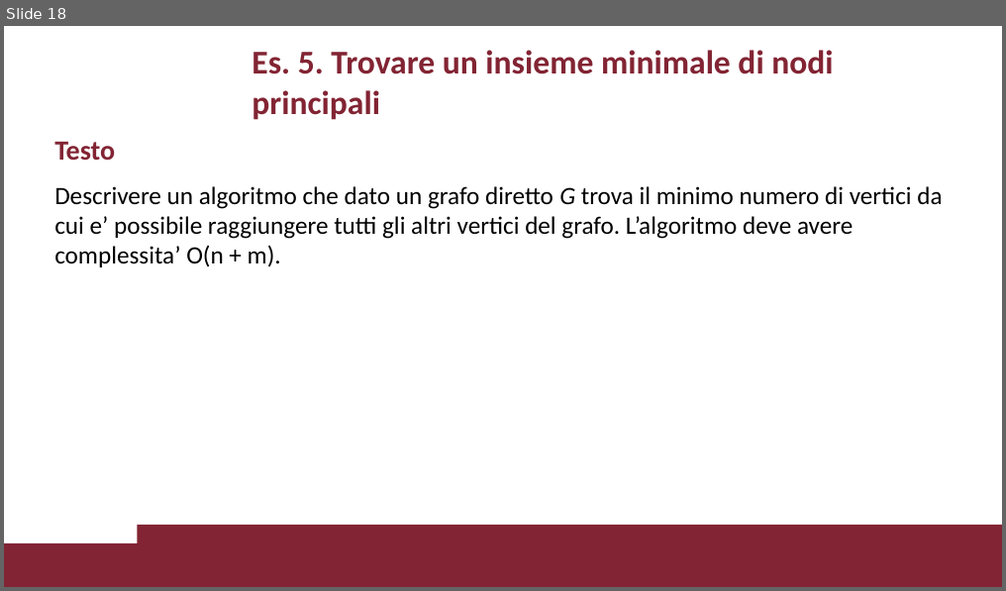
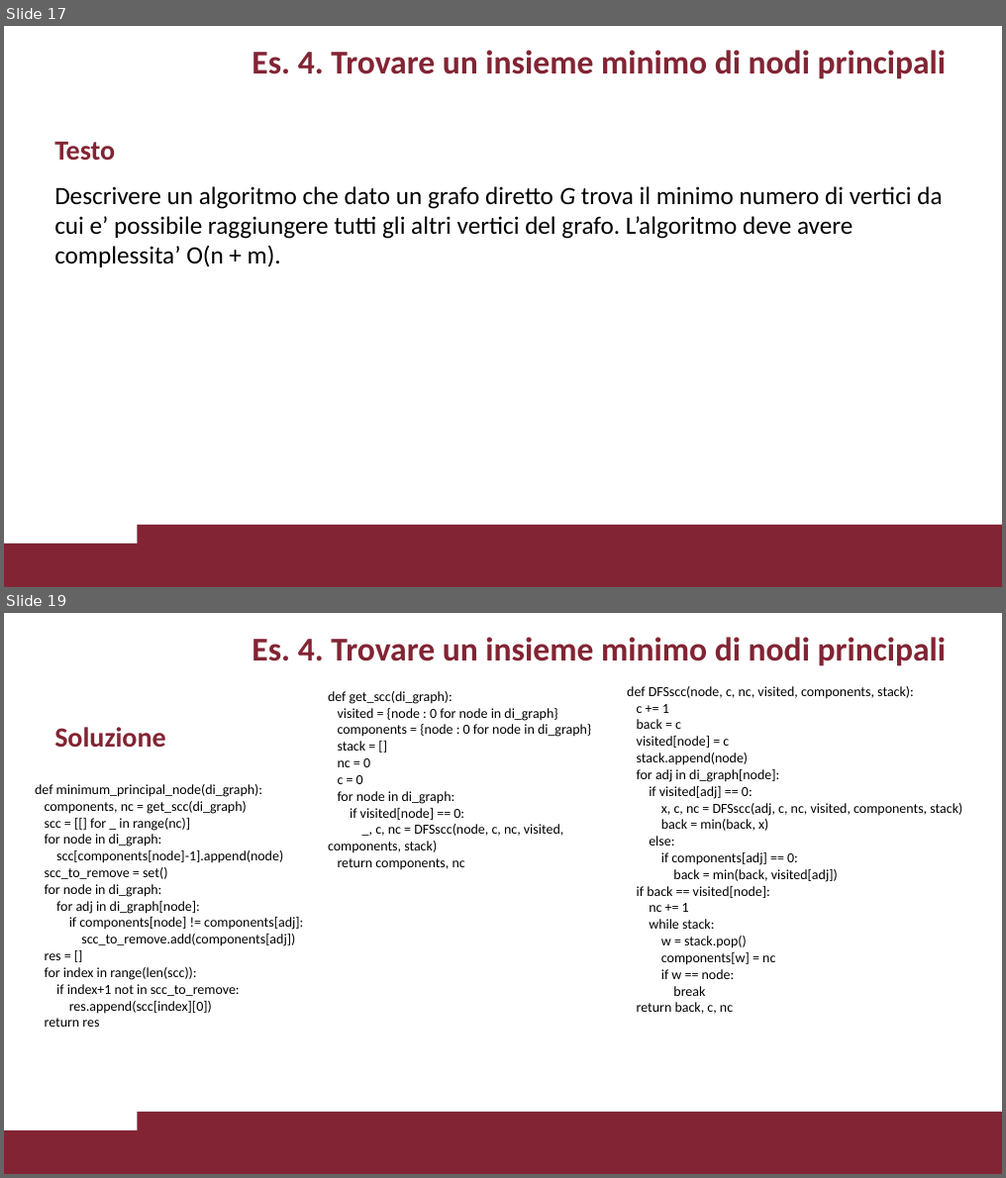
Before and after one commit to VincenzoImp/PDA, a slide deck: Esercitazione1/Esercitazione1.pptx. Shown one above the other, each under a label of ours: slide 18 before the commit, slides 17 and 19 after it; the slides between them are not shown. The pictures are 1006x591 and 1006x1178 pixels, drawn with LibreOffice and Linux fonts; fonts in the diff are those of the drawing; background and template pictures are left out. Boxes give left, top, right and bottom in pixels: in the first picture for what was removed or moved away, otherwise in the second. Text is boxed around its words. In the diff, an @@ line names an element or a change of style, - is before the commit and + after.

```diff
--- a/Esercitazione1/Esercitazione1.pptx
+++ b/Esercitazione1/Esercitazione1.pptx
@@ slide 19 added at <box>4,613,1002,1174</box>, background #FFFFFF; not listed: 2 template elements that a slide beside it also shows @@
@@ title added at <box>252,637,946,666</box>, 24 pt, text #822433, bold @@
+Es. 4. Trovare un insieme minimo di nodi principali
@@ text added at <box>328,691,591,870</box>, 10 pt, text #000000 @@
+def get_scc(di_graph):
+visited = {node : 0 for node in di_graph}
+components = {node : 0 for node in di_graph}
+stack = []
+nc = 0
+c = 0
+for node in di_graph:
+if visited[node] == 0:
+_, c, nc = DFSscc(node, c, nc, visited, components, stack)
+return components, nc
@@ text added at <box>627,686,962,1014</box>, 10 pt, text #000000 @@
+def DFSscc(node, c, nc, visited, components, stack):
+c += 1
+back = c
+visited[node] = c
+stack.append(node)
+for adj in di_graph[node]:
+if visited[adj] == 0:
+x, c, nc = DFSscc(adj, c, nc, visited, components, stack)
+back = min(back, x)
+else:
+if components[adj] == 0:
+back = min(back, visited[adj])
+if back == visited[node]:
+nc += 1
+while stack:
+w = stack.pop()
+components[w] = nc
+if w == node:
+break
+return back, c, nc
@@ title added at <box>54,727,165,747</box>, 20 pt, text #822433, bold @@
+Soluzione
@@ text added at <box>35,784,303,1027</box>, 10 pt, text #000000 @@
+def minimum_principal_node(di_graph):
+components, nc = get_scc(di_graph)
+scc = [[] for _ in range(nc)]
+for node in di_graph:
+scc[components[node]-1].append(node)
+scc_to_remove = set()
+for node in di_graph:
+for adj in di_graph[node]:
+if components[node] != components[adj]:
+scc_to_remove.add(components[adj])
+res = []
+for index in range(len(scc)):
+if index+1 not in scc_to_remove:
+res.append(scc[index][0])
+return res
@@ what was slide 18 is now slide 17 @@
@@ slide 17 changed as well @@
@@ title at <box>252,50,946,79</box>: text changed @@
-Es. 5. Trovare un insieme minimale di nodi principali
+Es. 4. Trovare un insieme minimo di nodi principali
```
Also in this commit, not shown: 10 other slides changed, 4 other slides added, 4 slides removed, 2 other files.
